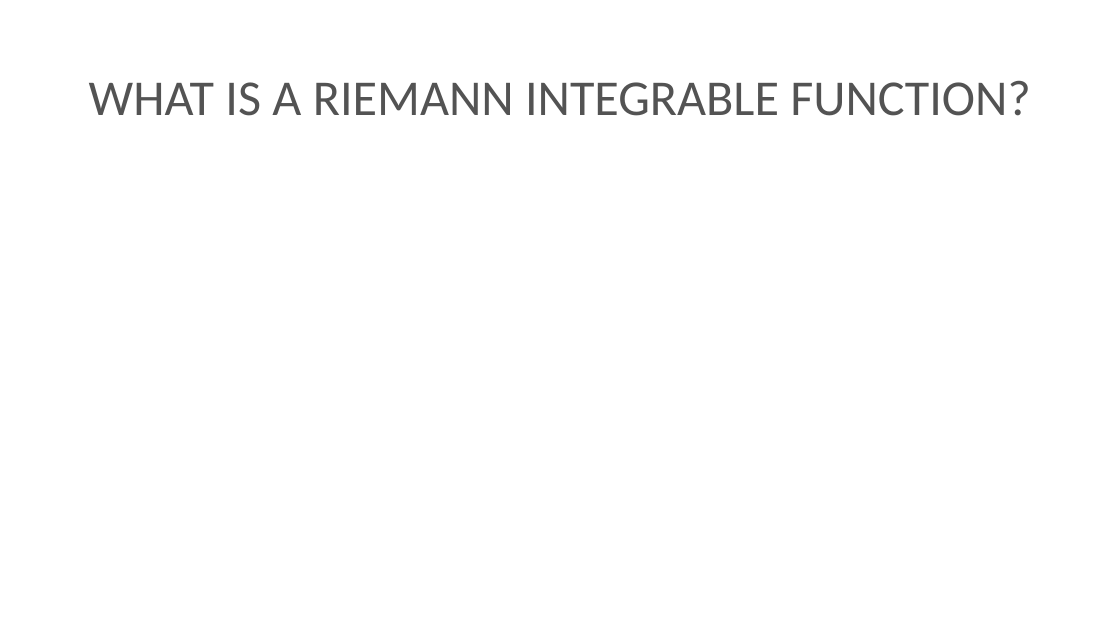
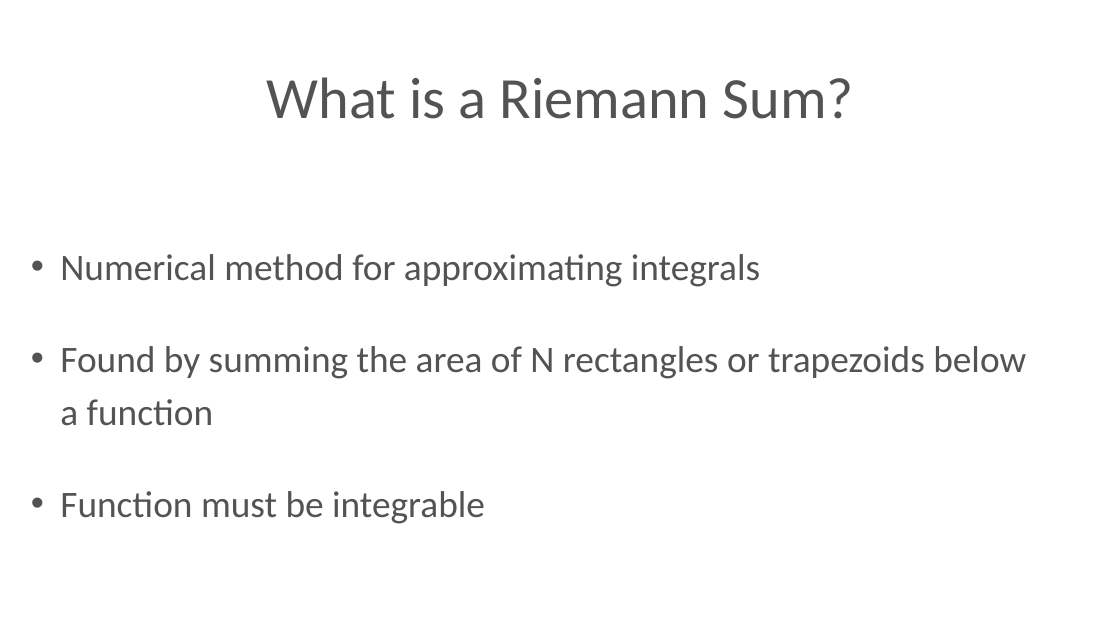
Before and after one commit to NSPostWhenIdle/RiemannSumsProject, a slide deck: slide 3 of Slides/RoughDraft.ppt (slide 2 before the commit). Drawn at 1120x630 pixels with LibreOffice and Linux fonts; fonts in the diff are those of the drawing; background and template pictures are left out. Boxes give left, top, right and bottom in pixels: in the first picture for what was removed or moved away, otherwise in the second. Text is boxed around its words. In the diff, an @@ line names an element or a change of style, - is before the commit and + after.

```diff
--- a/Slides/RoughDraft.ppt
+++ b/Slides/RoughDraft.ppt
@@ title at [267,77,854,119]: text changed; size 86 to 100 pt @@
-WHAT IS A RIEMANN INTEGRABLE FUNCTION?
+What is a Riemann Sum?
@@ text added at [60,254,1026,524], 64 pt, text #535353 @@
+• Numerical method for approximating integrals
+• Found by summing the area of N rectangles or trapezoids below a function
+• Function must be integrable
```
Also in this commit, not shown: 6 slides added, 5 slides removed, 2 other files.
